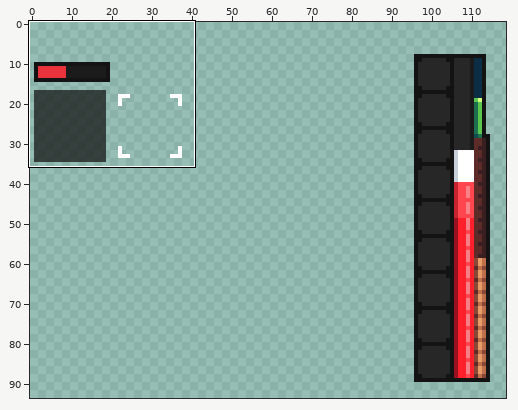
Sprite sheet: textures/ui.png. Above, an overview of the earlier version with the close-up marked.
Close-up. Old version:
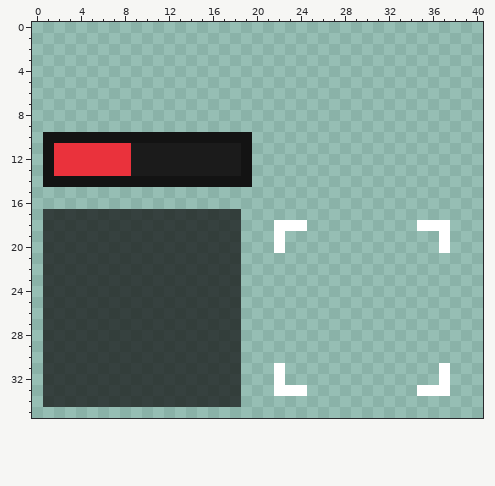
The file is 128x128 pixels. Shown: x 0..40, y 0..35. The wide view leaves out empty margins.
And afterwards:
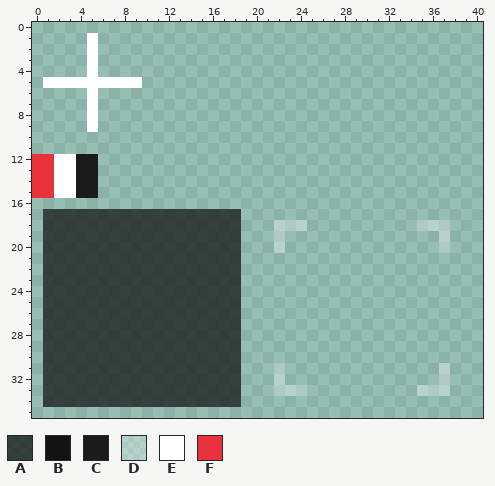
Palette (. is transparent): A #131313ba  B #131313  C #1b1b1b  D #ffffff50  E #ffffff  F #ea323c
What changed:
{"y":1,"x":5,"old":".","new":"E"}
{"y":2,"x":5,"old":".","new":"E"}
{"y":3,"x":5,"old":".","new":"E"}
{"y":4,"x":5,"old":".","new":"E"}
{"y":5,"x":1,"old":".........","new":"EEEEEEEEE"}
{"y":6,"x":5,"old":".","new":"E"}
{"y":7,"x":5,"old":".","new":"E"}
{"y":8,"x":5,"old":".","new":"E"}
{"y":9,"x":5,"old":".","new":"E"}
{"y":10,"x":1,"old":"BBBBBBBBBBBBBBBBBBB","new":"..................."}
{"y":11,"x":1,"old":"BFFFFFFFCCCCCCCCCCB","new":"..................."}
{"y":12,"x":0,"old":".BFFFFFFFCCCCCCCCCCB","new":"FFEECC.............."}
{"y":13,"x":0,"old":".BFFFFFFFCCCCCCCCCCB","new":"FFEECC.............."}
{"y":14,"x":0,"old":".BBBBBBBBBBBBBBBBBBB","new":"FFEECC.............."}
{"y":15,"x":0,"old":"......","new":"FFEECC"}
{"y":18,"x":22,"old":"EEE","new":"DDD"}
{"y":18,"x":35,"old":"EEE","new":"DDD"}
{"y":19,"x":22,"old":"E","new":"D"}
{"y":19,"x":37,"old":"E","new":"D"}
{"y":20,"x":22,"old":"E","new":"D"}
{"y":20,"x":37,"old":"E","new":"D"}
{"y":31,"x":22,"old":"E","new":"D"}
{"y":31,"x":37,"old":"E","new":"D"}
{"y":32,"x":22,"old":"E","new":"D"}
{"y":32,"x":37,"old":"E","new":"D"}
{"y":33,"x":22,"old":"EEE","new":"DDD"}
{"y":33,"x":35,"old":"EEE","new":"DDD"}
